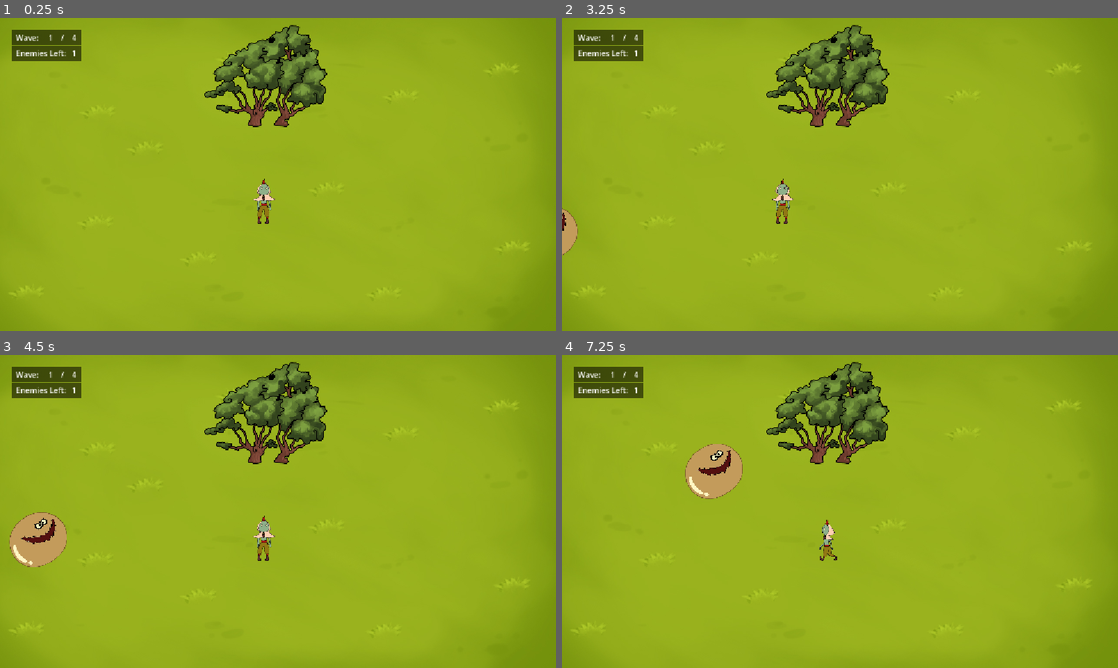
Above: before the commit, frames 1-4 (two rows, left to right).
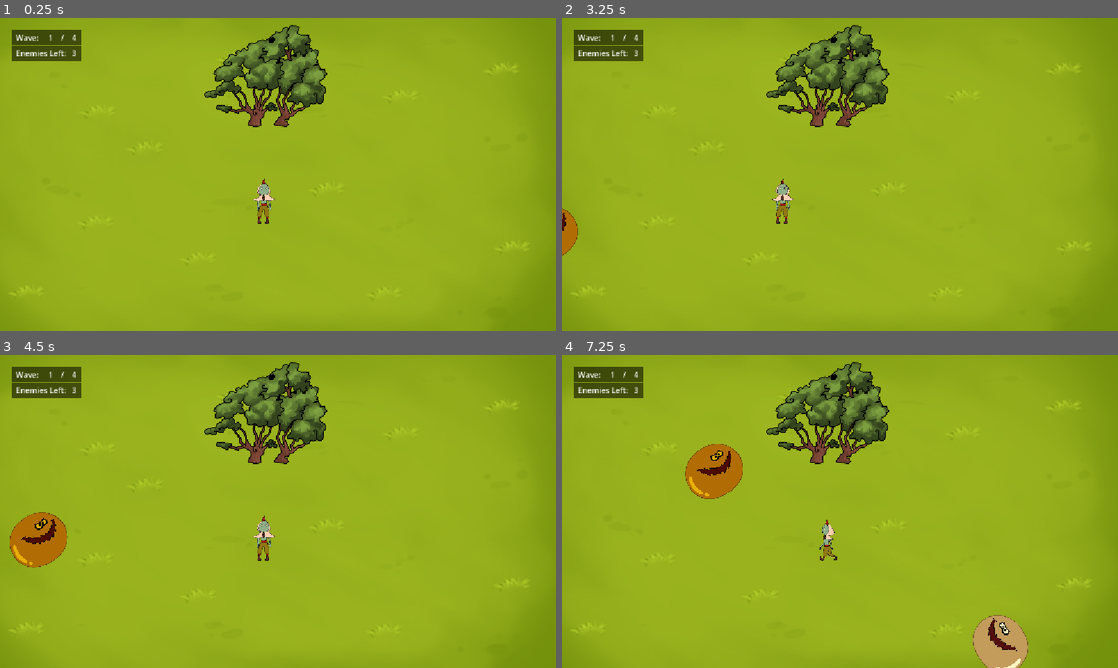
Above: after the commit, the same moments.

Repository: wmas516/SOFTENG700-Guardians-of-the-Forest
Game: Godot game, scene res://main/scenes/levels/defense/Defense.tscn
Two runs of this game, one before a commit and one after it. Both use one fixed random seed, a clock stepped at 60 frames per second and the inputs below. This scene is started directly instead of the project's main scene.
Inputs (mouse positions are in pixels of both pictures, inside the frame that each line leads up to):
- Up to frame 1 (0.25 s): no input
- Up to frame 2 (3.25 s): tap Enter at 0.5, 2 s; drag from (828, 55) to (895, 105) at 0.52 s; tap Space at 1.25 s; drag from (728, 190) to (812, 237) at 1.27 s; move the mouse to (895, 105) at 2.02 s; hold A (Left) 2.03-2.75 s; tap E (Heal) at 2.1 s; tap C (Damage) at 2.3 s; drag from (812, 237) to (673, 127) at 2.77 s
- Up to frame 3 (4.5 s): move the mouse to (444, 558) at 3.52 s; hold D (Right) 3.53-4.25 s; tap C (Damage) at 3.6 s; tap Space at 3.77 s; drag from (111, 464) to (194, 433) at 4.27 s
- Up to frame 4 (7.25 s): move the mouse to (867, 511) at 5.02 s; hold D (Right) 5.03-5.75 s; tap C (Damage) at 5.1, 6.8 s; click (867, 511) at 5.17 s; drag from (756, 433) to (728, 527) at 5.77 s; move the mouse to (962, 495) at 6.52 s; hold A (Left) from 6.53 s (still down); tap E (Heal) at 6.6 s; tap Space at 6.77 s

The runs differ from the first frame. In frame 1, less than 0.1% of the frame differs, in the area x 13-14%, y 10-13%; in frame 2, 0.3%; in frame 3, 1.3%; in frame 4, 2.7%, in the area x 13-84%, y 10-100%.

Commit message:
feat: Added enemy types to defence

Diff:
--- a/guardians-of-the-forrest/main/scenes/levels/defense/Defense.tscn
+++ b/guardians-of-the-forrest/main/scenes/levels/defense/Defense.tscn
@@ -75,7 +75,6 @@
 script = ExtResource("8_e18um")
 dest = NodePath("../BackgroundGrass/Tree3")
 damageTimer = NodePath("DamageTimer")
-speed = 100.0
 
 [node name="DamageTimer" type="Timer" parent="Enemy" unique_id=1082693588]
 
--- a/guardians-of-the-forrest/main/scenes/levels/defense/Enemy.tscn
+++ b/guardians-of-the-forrest/main/scenes/levels/defense/Enemy.tscn
@@ -9,12 +9,15 @@
 [node name="Enemy" type="CharacterBody2D" unique_id=959500786]
 
 [node name="Sprite2D" type="Sprite2D" parent="." unique_id=907736169]
+position = Vector2(1, 4)
 texture = ExtResource("1_57y6x")
 
 [node name="CollisionShape2D" type="CollisionShape2D" parent="." unique_id=1589379425]
+visible = false
 position = Vector2(20, 6)
 rotation = 1.5707964
 shape = SubResource("CapsuleShape2D_ya4xx")
 
 [node name="RayCast2D" type="RayCast2D" parent="." unique_id=2125186630]
+visible = false
 target_position = Vector2(590, 0)
--- a/guardians-of-the-forrest/main/scripts/src/main/defense/Enemy.gd
+++ b/guardians-of-the-forrest/main/scripts/src/main/defense/Enemy.gd
@@ -1,4 +1,8 @@
 extends CharacterBody2D
+class_name DefenceEnemy
+enum EnemyType {NORMAL, ELITE, BOSS}
+const HEALTHMAP: Dictionary = {EnemyType.NORMAL: 1, EnemyType.ELITE: 2, EnemyType.BOSS: 3}
+const HEALTHCOLORS: Dictionary = {1: "ffffff", 2: "e8b409", 3: "d28200"}
 
 @onready var rangeRay: RayCast2D = $RayCast2D
 @onready var sprite: Sprite2D = $Sprite2D
@@ -7,16 +11,23 @@
 
 @export var dest: CollisionObject2D;
 
+@export var type: EnemyType = EnemyType.NORMAL;
+
 @export var damageTimer: Timer
-@export var speed = 0.002
+@export var speed = 100.0
+
 var timerOver = false
 var destPos
+var health = 1
+var color = HEALTHCOLORS.get(health)
 
 # Called when the node enters the scene tree for the first time.
 func _ready() -> void:
 	rangeRay.collision_mask = self.collision_mask
 	if (dest):
 		destPos = dest.global_position
+	health = HEALTHMAP.get(type)
+	setColor()
 	pass # Replace with function body.
 
 # Called every frame. 'delta' is the elapsed time since the previous frame.
@@ -35,10 +46,13 @@
 				pass
 			else:
 				var direction = global_position.direction_to(destPos)
-				velocity = speed * direction
-				rotation = direction.angle()
-				if (direction.x < 0):
-					sprite.flip_v = true
+				if (0 > velocity.normalized().dot(direction)):
+					velocity += direction * (speed/100)
+				else:
+					velocity = speed * direction
+					rotation = direction.angle()
+					if (direction.x < 0):
+						sprite.flip_v = true
 
 
 		move_and_slide()
@@ -46,7 +60,15 @@
 	return
 
 func damage():
-	queue_free()
+	health -= 1
+	velocity =  speed * -global_position.direction_to(destPos)
+
+	if (health <= 0):
+		queue_free()
+		return
+
+	setColor()
+
 
 func getTargetsInRange() -> Array[Node]:
 	var collisions: Array[Node] = []
@@ -110,3 +132,7 @@
 
 func moveTowardTarget(pos):
 	global_position.direction_to(pos)
+
+func setColor():
+	sprite.self_modulate = Color(HEALTHCOLORS.get(health))
+	return
--- a/guardians-of-the-forrest/main/scripts/src/main/defense/Main.gd
+++ b/guardians-of-the-forrest/main/scripts/src/main/defense/Main.gd
@@ -1,6 +1,44 @@
 extends Node2D
 
-@export var waveEnemies = [1,2,4,6]
+class Wave:
+	var normal: int
+	var elite: int
+	var boss: int
+	func _init(pNormal: int, pElite: int, pBoss: int):
+		normal = pNormal
+		elite = pElite
+		boss = pBoss
+	func spawnNormal() -> void:
+		normal -= 1
+	func spawnElite() -> void:
+		elite -= 1
+	func spawnBoss() -> void:
+		boss -= 1
+	func getRandEnemyBossLast() -> DefenceEnemy.EnemyType:
+		if (total() > 0):
+			var options = []
+			if (normal > 0):
+				options.append(DefenceEnemy.EnemyType.NORMAL)
+			if (elite > 0):
+				options.append(DefenceEnemy.EnemyType.ELITE)
+			if (options.is_empty() && boss > 0):
+				options.append(DefenceEnemy.EnemyType.BOSS)
+			var index = randi() % options.size()
+			subType(options[index])
+			return (options[index])
+		return (DefenceEnemy.EnemyType.NORMAL)
+	func subType(type:DefenceEnemy.EnemyType):
+		match type:
+			DefenceEnemy.EnemyType.NORMAL:
+				spawnNormal()
+			DefenceEnemy.EnemyType.ELITE:
+				spawnElite()
+			DefenceEnemy.EnemyType.BOSS:
+				spawnBoss()
+	func total() -> int:
+		return (normal + elite + boss)
+
+@export var waveEnemies: Array = [Wave.new(1,1,1),Wave.new(2,1,0),Wave.new(0,0,2),Wave.new(3,2,1)]
 @export var wave = 0
 @export var aliveEnemies = 0
 @export var enemy: CharacterBody2D
@@ -44,7 +82,7 @@
 func nextWave():
 	spawnTimer.start()
 	if (wave < waveEnemies.size()):
-		aliveEnemies = waveEnemies[wave]
+		aliveEnemies = waveEnemies[wave].total()
 		wave = wave + 1
 		enemyLabel.text = str(aliveEnemies)
 		#print("[New Wave]:\n - Wave: ",wave)
@@ -59,6 +97,7 @@
 	if level_complete:
 		return
 	if (enemy):
+		enemy.type = waveEnemies[wave-1].getRandEnemyBossLast()
 		var newEnemy = enemy.duplicate()
 		var spawnPoint = randomSpawn()
 		add_child(newEnemy)
